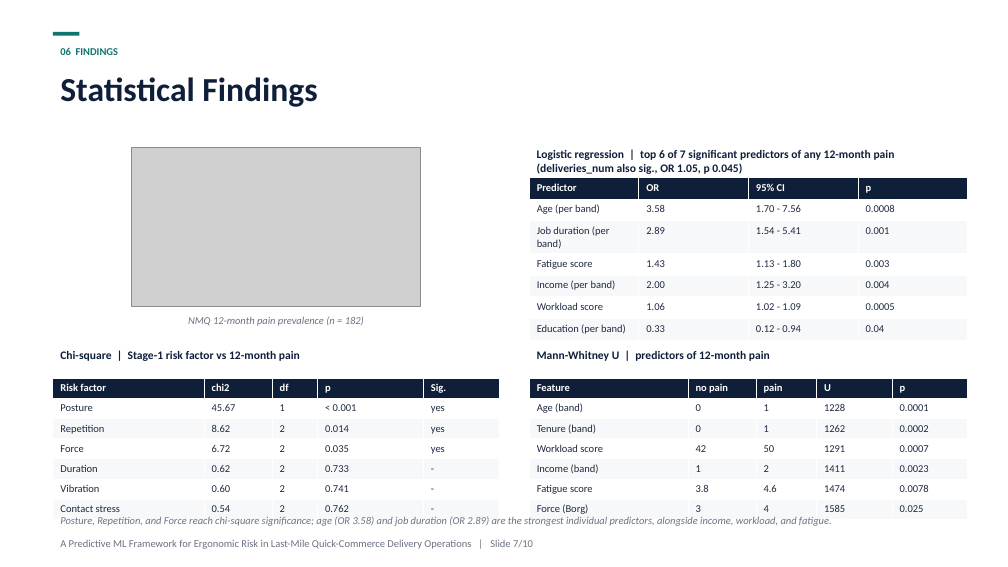
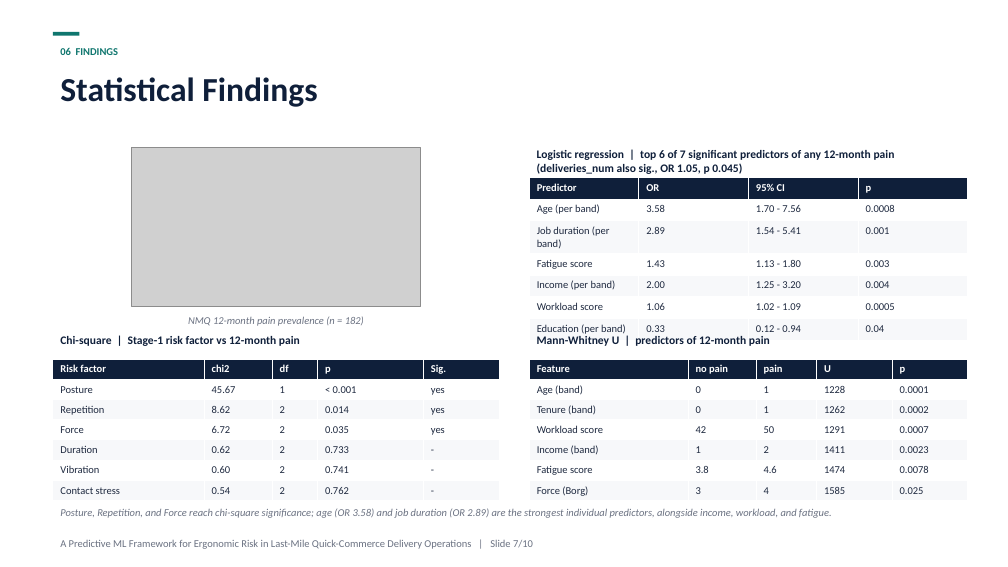
Before and after one commit to AilaVishnu/ergonomic-risk-factor-prediction, a slide deck: slide 7 of deck/Review_Presentation.pptx. Drawn at 1008x567 pixels with LibreOffice and Linux fonts; fonts in the diff are those of the drawing; grey boxes stand for pictures. Boxes give left, top, right and bottom in pixels: in the first picture for what was removed or moved away, otherwise in the second. Text is boxed around its words. In the diff, an @@ line names an element or a change of style, - is before the commit and + after.

```diff
--- a/deck/Review_Presentation.pptx
+++ b/deck/Review_Presentation.pptx
@@ text "Chi-square | Stage-1 risk factor ...": place and size @@
-text "Chi-square | Stage-1 risk factor ..." at [60,351,300,361]
+text "Chi-square | Stage-1 risk factor ..." at [60,336,300,346]
@@ text "Mann-Whitney U | predictors of ...": place and size @@
-text "Mann-Whitney U | predictors of ..." at [537,351,770,361]
+text "Mann-Whitney U | predictors of ..." at [537,336,770,346]
@@ table: place and size @@
-table at [53,378,499,520]
+table at [53,359,499,498]
@@ table: place and size @@
-table at [529,378,968,520]
+table at [529,359,968,500]
@@ text "Posture, Repetition, and Force reach ...": place and size @@
-text "Posture, Repetition, and Force reach ..." at [60,516,832,526]
+text "Posture, Repetition, and Force reach ..." at [60,508,832,518]
```
Also in this commit, not shown: 3 other slides changed.
